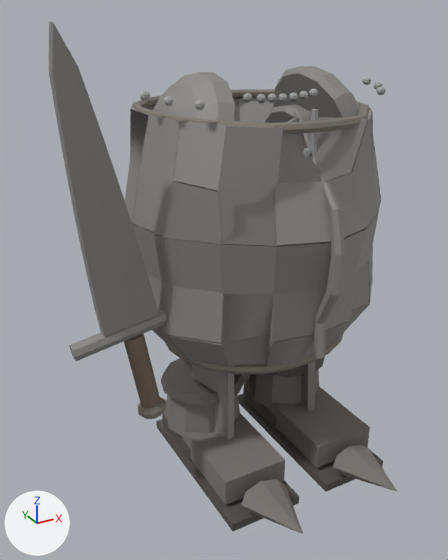
One commit to the glTF model assets/characters/bellmire/showcase/knight_kit.glb: the scene before it, then after it.
Before and after are seen from a 50 mm lens placed at (-0.981, -1.584, 1.418), pointed at (-0.156, -0.083, 0.668). Lighting does not change. The marker at lower left points along +X, +Y and +Z. The first picture is the older version.

In view in the first picture: 'Acc_Amulet_metal_knight', 'Acc_BootL_cloth_knight', 'Acc_BootL_dark_knight', 'Acc_BootR_cloth_knight', 'Acc_BootR_dark_knight', 'Armour_Cuirass_metal_knight', 'Armour_Cuirass_trim_knight', 'Armour_PauldronL_metal_knight', 'Armour_PauldronR_metal_knight', 'Armour_Tassets_metal_knight', 'Weapon_leather_knight', 'Weapon_metal_knight', 'Weapon_trim_knight'.
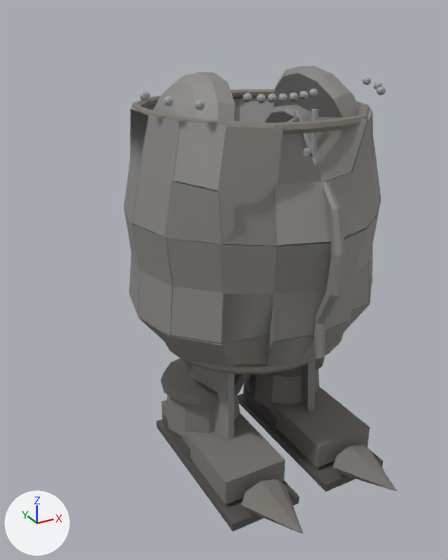
Pixel boxes (x1, y1, x2, y2) of what changed, in the pictures (448 x 560 px):
'Weapon_metal_knight', deleted: before (49, 22, 167, 361)
'Weapon_leather_knight', deleted (brown): before (124, 333, 160, 408)
'Weapon_trim_knight', deleted: before (137, 397, 166, 419)

The edits, one by one:
Object 'Weapon_leather_knight' (ob_weapon_leather_knight) is deleted.
Object 'Weapon_metal_knight' (ob_weapon_metal_knight) is deleted.
Object 'Weapon_trim_knight' (ob_weapon_trim_knight) is deleted.
